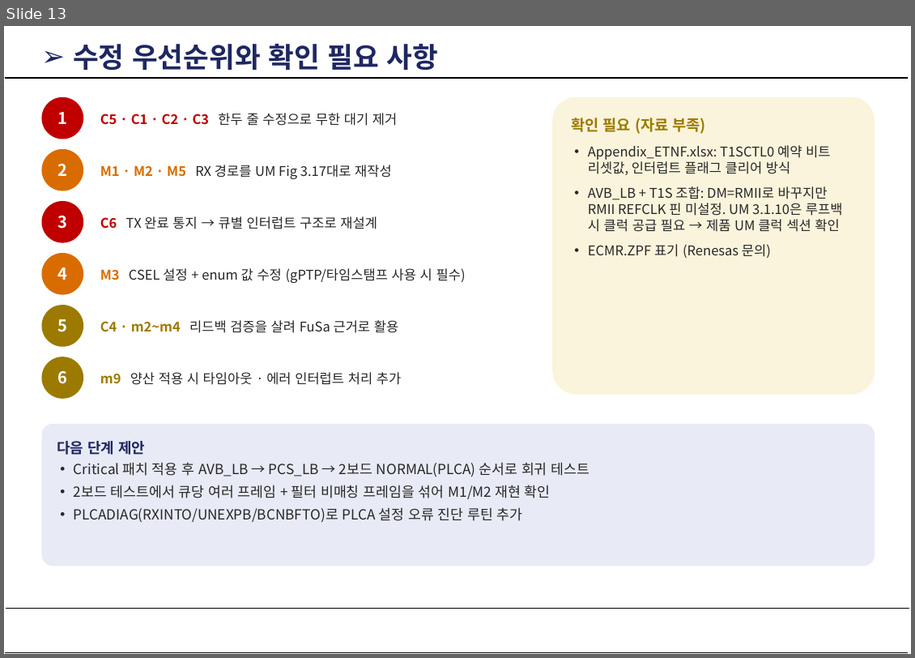
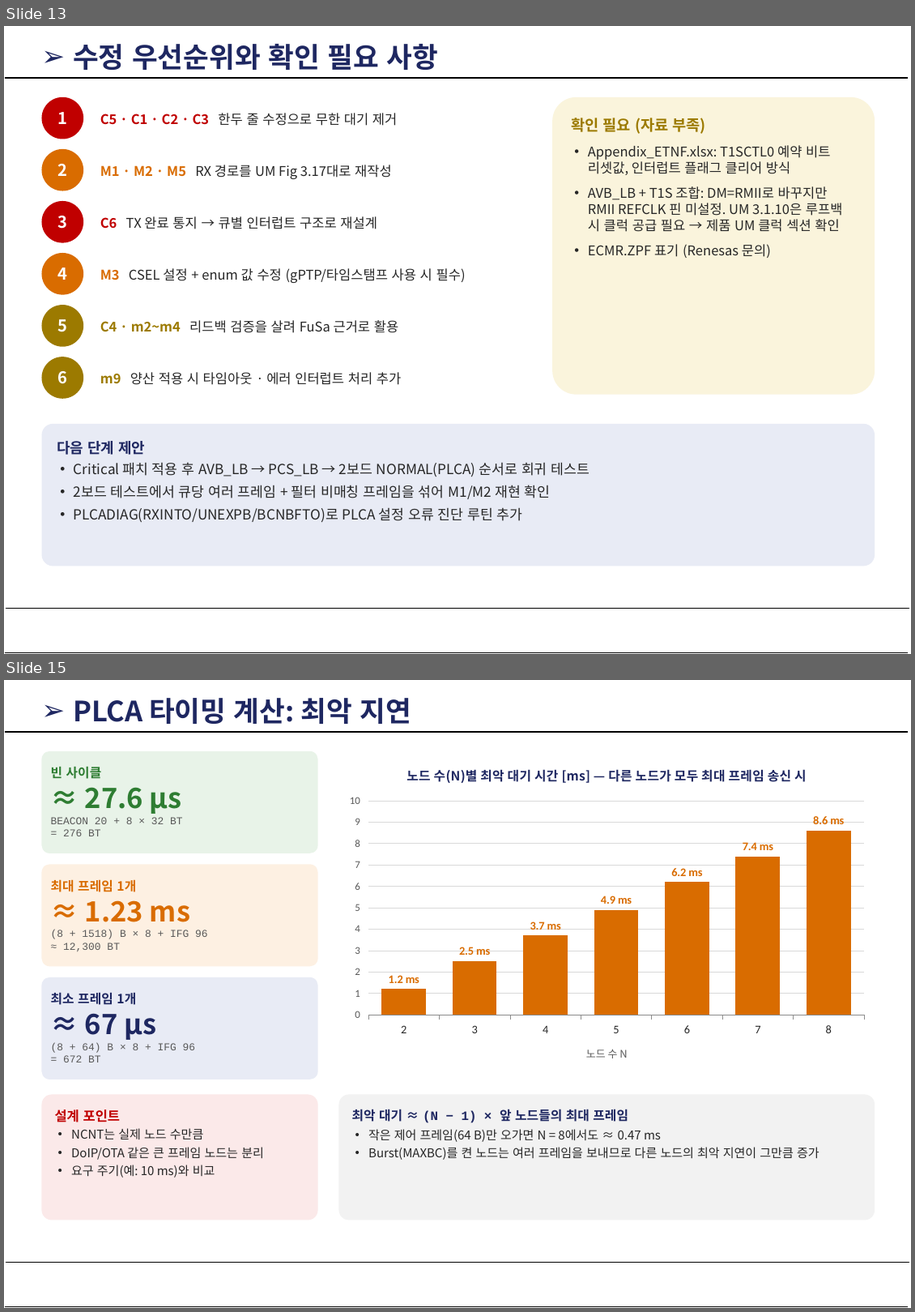
Before and after one commit to DooleyHD/U5L4_10BASET1S, a slide deck: docs/대진 10base t1s.pptx. Shown one above the other, each under a label of ours: slide 13 before the commit, slides 13 and 15 after it; the slides between them are not shown. The pictures are 915x658 and 915x1312 pixels, drawn with LibreOffice and Linux fonts; fonts in the diff are those of the drawing; background and template pictures are left out. Boxes give left, top, right and bottom in pixels: in the first picture for what was removed or moved away, otherwise in the second. Text is boxed around its words. In the diff, an @@ line names an element or a change of style, - is before the commit and + after.

```diff
--- a/docs/대진 10base t1s.pptx
+++ b/docs/대진 10base t1s.pptx
@@ slide 15 added at (x1=4, y1=680, x2=911, y2=1308), background #FFFFFF; not listed: 3 template elements that a slide beside it also shows @@
@@ text added at (x1=73, y1=698, x2=411, y2=724), 24 pt, text #1E2761, bold @@
+➢ PLCA 타이밍 계산: 최악 지연
@@ rounded rectangle added at (x1=42, y1=751, x2=318, y2=853), fill #E8F3E8, 9 pt, text #595959 @@
+빈 사이클
+≈ 27.6 µs
+BEACON 20 + 8 × 32 BT
+= 276 BT
@@ column chart added at (x1=339, y1=751, x2=876, y2=1078) @@
+title "노드 수(N)별 최악 대기 시간 [ms] — 다른 노드가 모두 최대 프레임 송신 시"
+categories: 2, 3, 4, 5, 6, 7, 8
+Series 1: 1.2, 2.5, 3.7, 4.9, 6.2, 7.4, 8.6
@@ rounded rectangle added at (x1=42, y1=865, x2=318, y2=967), fill #FDF0E2, 9 pt, text #595959 @@
+최대 프레임 1개
+≈ 1.23 ms
+(8 + 1518) B × 8 + IFG 96
+≈ 12,300 BT
@@ rounded rectangle added at (x1=42, y1=977, x2=318, y2=1079), fill #E8EBF5, 9 pt, text #595959 @@
+최소 프레임 1개
+≈ 67 µs
+(8 + 64) B × 8 + IFG 96
+= 672 BT
@@ rounded rectangle added at (x1=42, y1=1095, x2=318, y2=1220), fill #FBE9E9, 10.5 pt, text #262626 @@
+설계 포인트
+• NCNT는 실제 노드 수만큼
+• DoIP/OTA 같은 큰 프레임 노드는 분리
+• 요구 주기(예: 10 ms)와 비교
@@ rounded rectangle added at (x1=339, y1=1095, x2=876, y2=1220), fill #F2F2F2, 10.5 pt, text #262626 @@
+최악 대기 ≈ (N − 1) × 앞 노드들의 최대 프레임
+• 작은 제어 프레임(64 B)만 오가면 N = 8에서도 ≈ 0.47 ms
+• Burst(MAXBC)를 켠 노드는 여러 프레임을 보내므로 다른 노드의 최악 지연이 그만큼 증가
```
Also in this commit, not shown: 5 other slides added.
